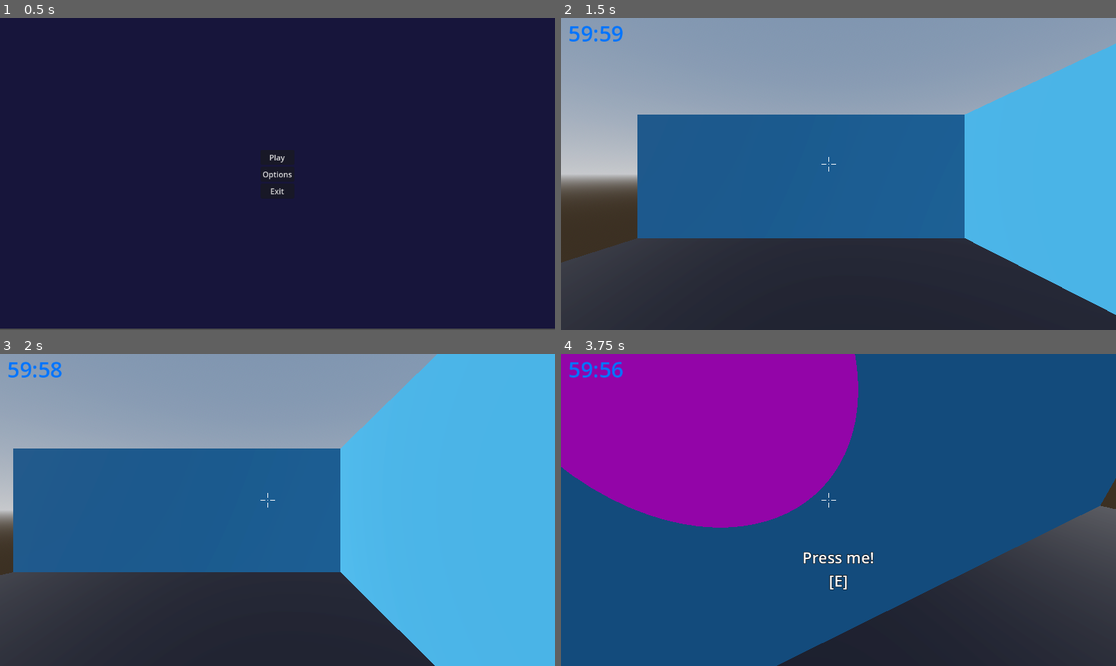
Above: before the commit, frames 1-4 (two rows, left to right).
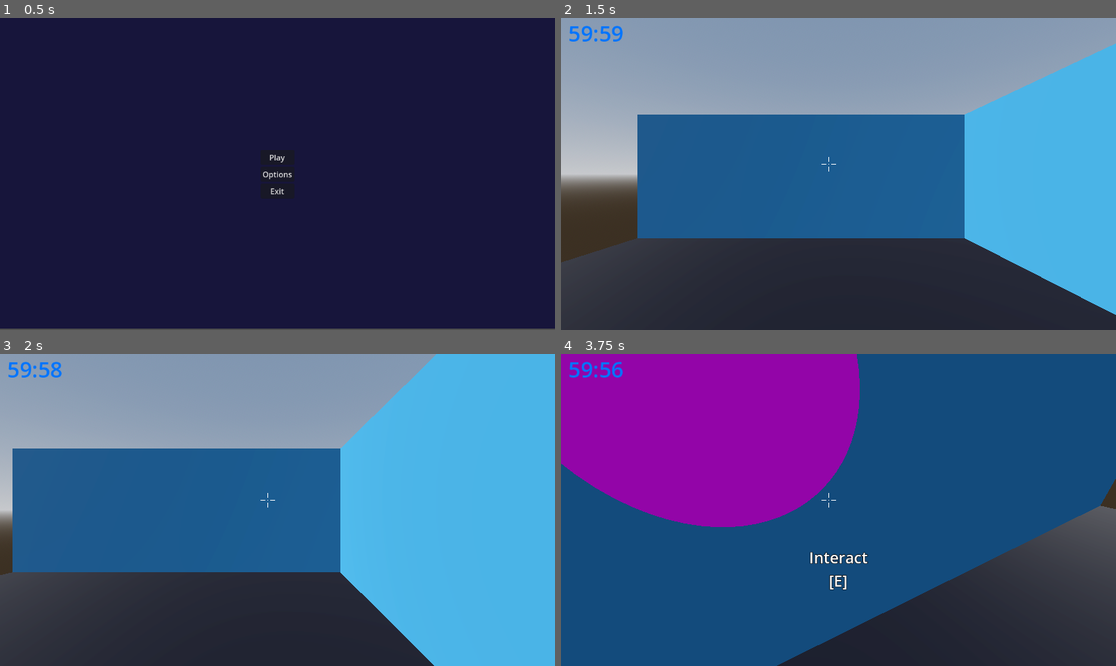
Above: after the commit, the same moments.

Repository: moriartyjk/nova_horizons
Game: Godot game, scene res://scenes/menus/main_menu.tscn
Two runs of this game, one before a commit and one after it. Both use one fixed random seed, a clock stepped at 60 frames per second and the inputs below.
Inputs (mouse positions are in pixels of both pictures, inside the frame that each line leads up to):
- Up to frame 1 (0.5 s): no input
- Up to frame 2 (1.5 s): click "Play" at 0.5 s; tap Enter (ui_accept) at 1.25 s; move the mouse to (960, 158) at 1.27 s; hold D (move_right) from 1.28 s (still down); tap E (interact) at 1.35 s; click (960, 158) at 1.42 s
- Up to frame 3 (2 s): keep holding D (move_right); tap Enter (ui_accept) at 1.52 s
- Up to frame 4 (3.75 s): move the mouse to (810, 510) at 2.02 s; release D (move_right) at 2.03 s; hold W (move_forward) from 2.03 s (still down); tap E (interact) at 2.1, 2.85, 3.6 s; tap Enter (ui_accept) at 2.27 s; move the mouse to (849, 503) at 2.77 s; move the mouse to (832, 516) at 3.52 s

Frame 1 is identical in both runs. In frame 2, less than 0.1% of the frame differs, in the area x 0-99%, y 8-94%; in frame 3, less than 0.1%; in frame 4, 0.7%, in the area x 0-100%, y 0-94%.

Commit message:
Added triggered print statment on interact with pressing [e]

Diff:
--- /dev/null
+++ b/scenes/button.gd
@@ -0,0 +1,5 @@
+extends Interactable
+
+func _on_interacted(body: Variant) -> void:
+	print('Aye im interacting!')
+	#pass # Replace with function body.
--- a/scenes/button.tscn
+++ b/scenes/button.tscn
@@ -1,6 +1,6 @@
 [gd_scene load_steps=5 format=3 uid="uid://1xj4qq0op506"]
 
-[ext_resource type="Script" path="res://interact/interactable.gd" id="1_3pcog"]
+[ext_resource type="Script" path="res://scenes/button.gd" id="1_ga5vc"]
 
 [sub_resource type="StandardMaterial3D" id="StandardMaterial3D_d6vo7"]
 albedo_color = Color(1, 0.0156863, 1, 1)
@@ -14,10 +14,12 @@
 
 [node name="Button" type="StaticBody3D"]
 transform = Transform3D(1, 0, 0, 0, -4.37114e-08, -1, 0, 1, -4.37114e-08, 0, 0.213176, 0)
-script = ExtResource("1_3pcog")
+script = ExtResource("1_ga5vc")
 
 [node name="MeshInstance3D" type="MeshInstance3D" parent="."]
 mesh = SubResource("CylinderMesh_6g3oi")
 
 [node name="CollisionShape3D" type="CollisionShape3D" parent="."]
 shape = SubResource("CylinderShape3D_w2yc1")
+
+[connection signal="interacted" from="." to="." method="_on_interacted"]
--- a/scenes/game.tscn
+++ b/scenes/game.tscn
@@ -30,9 +30,9 @@
 transform = Transform3D(1, 0, 0, 0, 1, 0, 0, 0, 1, 0, 0, 0)
 
 [node name="RoboDrone" parent="." instance=ExtResource("2_cje2b")]
+transform = Transform3D(1, 0, 0, 0, 1, 0, 0, 0, 1, 0, 1.14889, 0)
 
 [node name="Timer" parent="." instance=ExtResource("3_ou05k")]
 
 [node name="Button" parent="." instance=ExtResource("4_awb0w")]
 transform = Transform3D(1, 0, 0, 0, -4.37114e-08, -1, 0, 1, -4.37114e-08, 0, 1.9489, 7.92593)
-prompt_message = "Press me!"
